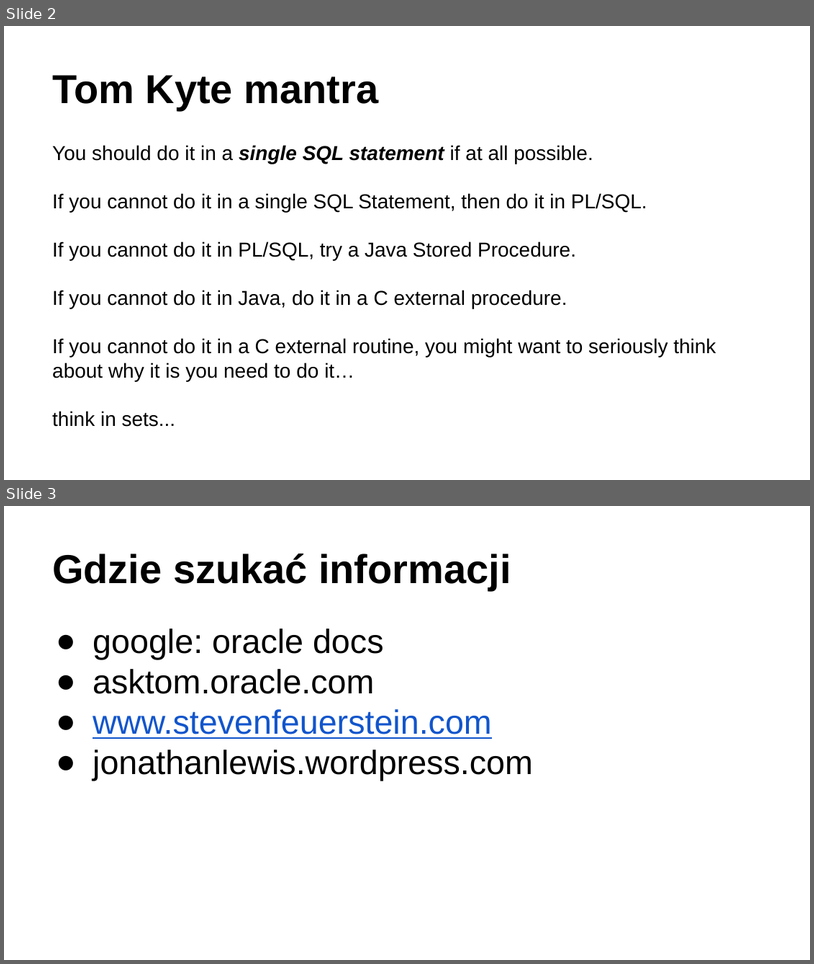
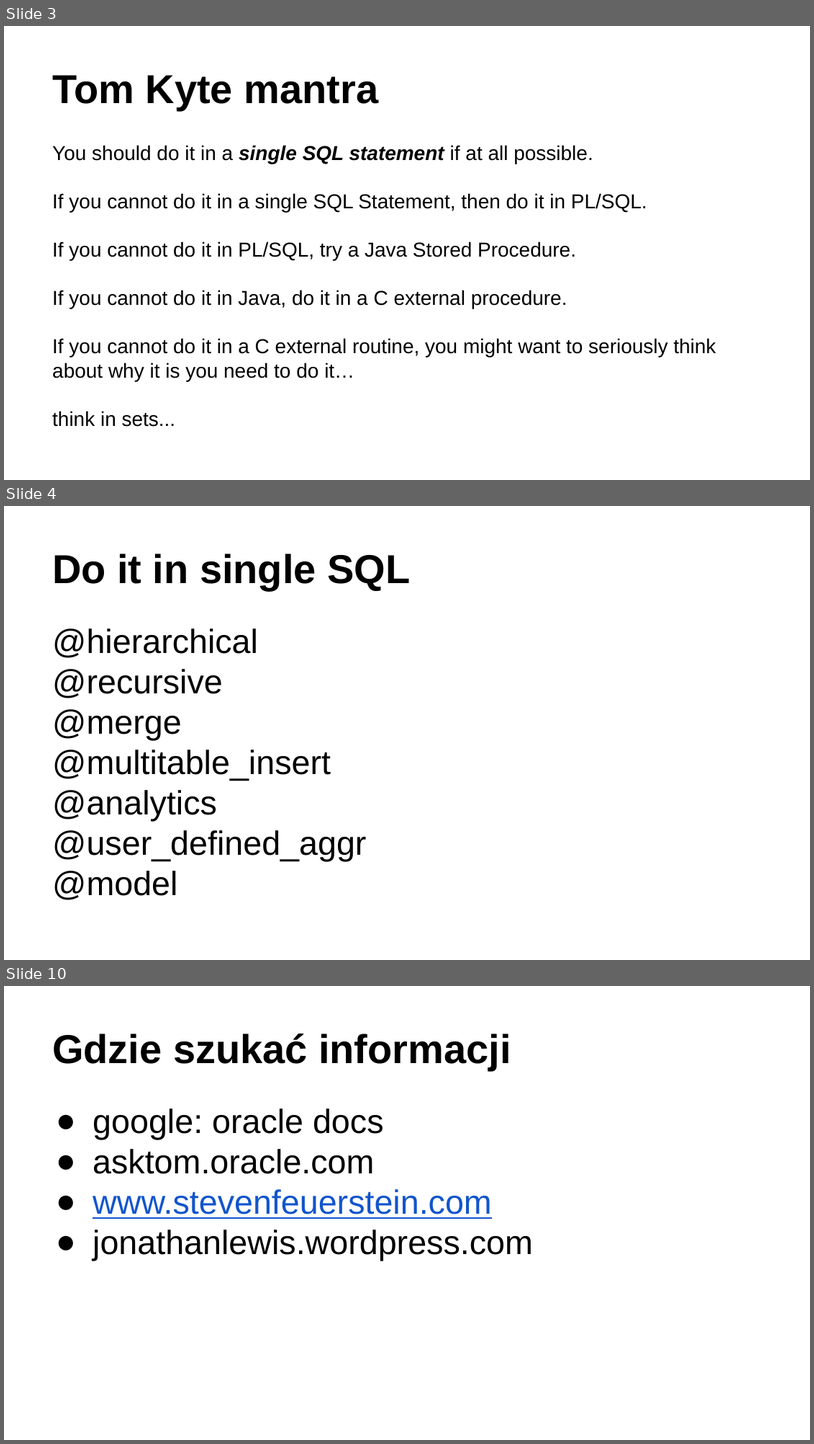
Before and after one commit to marcin-wroblewski/pres-oracle, a slide deck: whatyoudidntknow/prezentacja.pptx. Shown one above the other, each under a label of ours: slides 2 and 3 before the commit, slides 3, 4 and 10 after it; the slides between them are not shown. The pictures are 814x964 and 814x1444 pixels, drawn with LibreOffice and Linux fonts; fonts in the diff are those of the drawing. Boxes give left, top, right and bottom in pixels: in the first picture for what was removed or moved away, otherwise in the second. Text is boxed around its words. In the diff, an @@ line names an element or a change of style, - is before the commit and + after.

```diff
--- a/whatyoudidntknow/prezentacja.pptx
+++ b/whatyoudidntknow/prezentacja.pptx
@@ slide 4 added at box(4, 506, 810, 960), background #FFFFFF @@
@@ title added at box(52, 554, 410, 590), 36 pt, text #000000, bold @@
+Do it in single SQL
@@ text added at box(52, 628, 366, 900), 30 pt, text #000000 @@
+@hierarchical
+@recursive
+@merge
+@multitable_insert
+@analytics
+@user_defined_aggr
+@model
@@ what was slide 2 is now slide 3 @@
@@ what was slide 3 is now slide 10 @@
```
Also in this commit, not shown: 6 other slides added, 6 other files.
